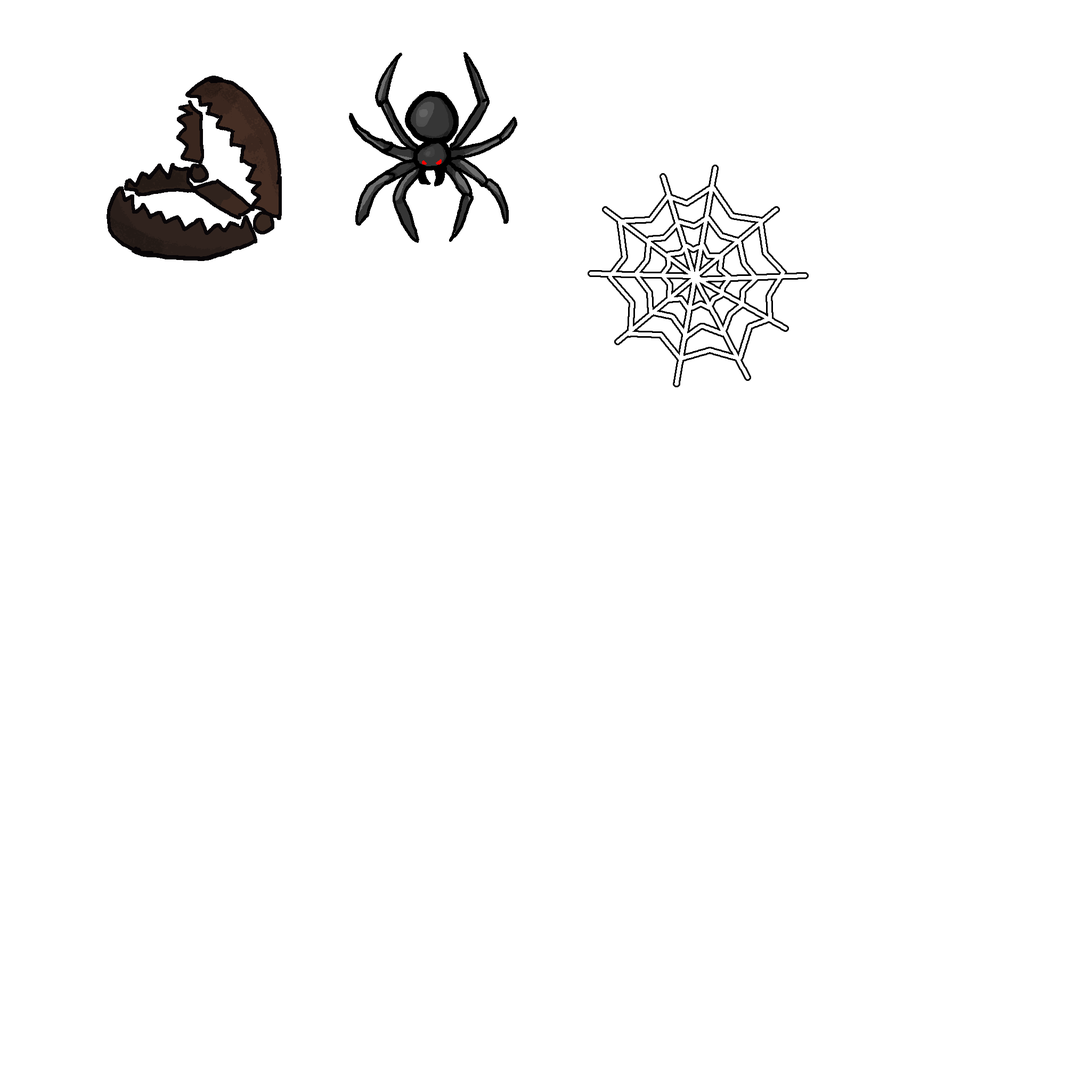
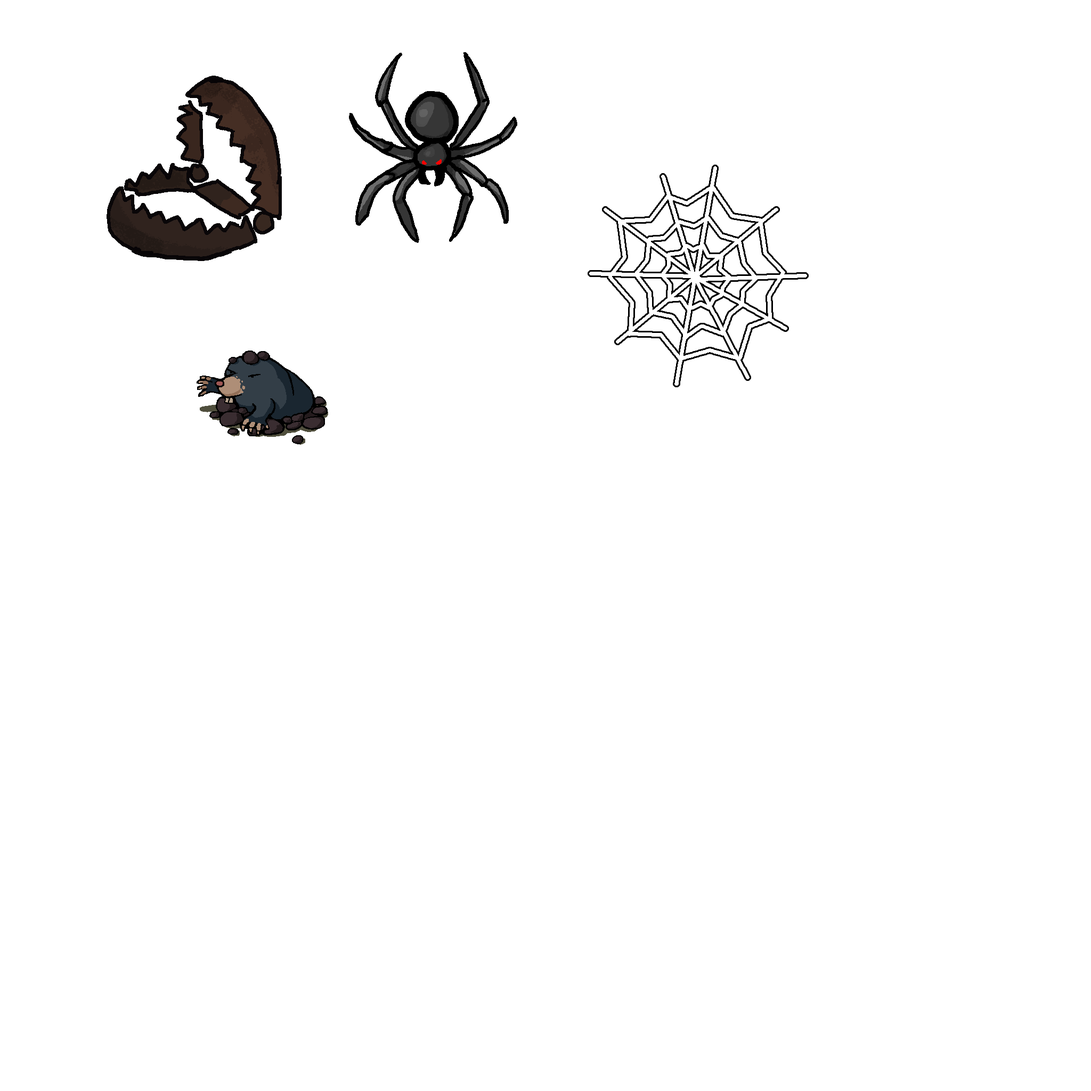
Layered file, before and after one edit (1091x1091). Changes by layer:
added layer "Layer 5" above "Layer 4" over left=196, top=350, right=329, bottom=446
